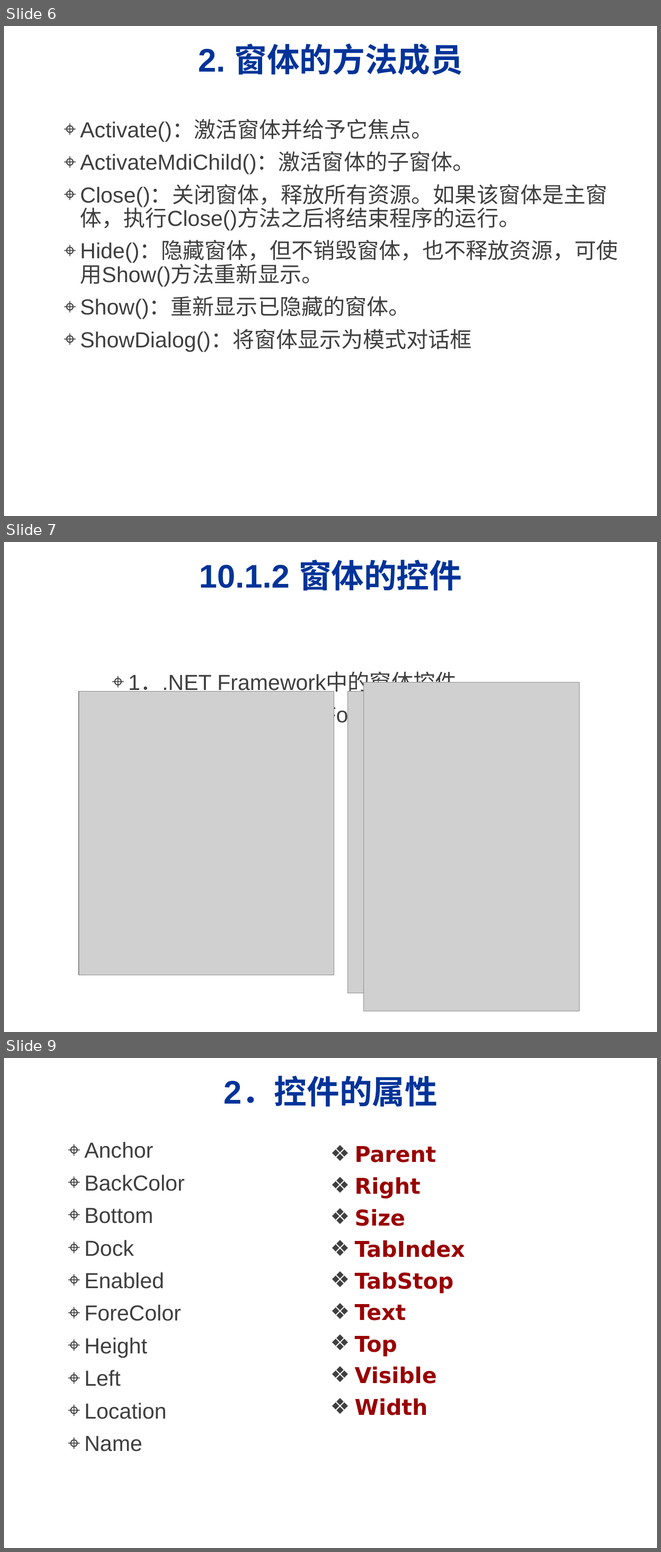
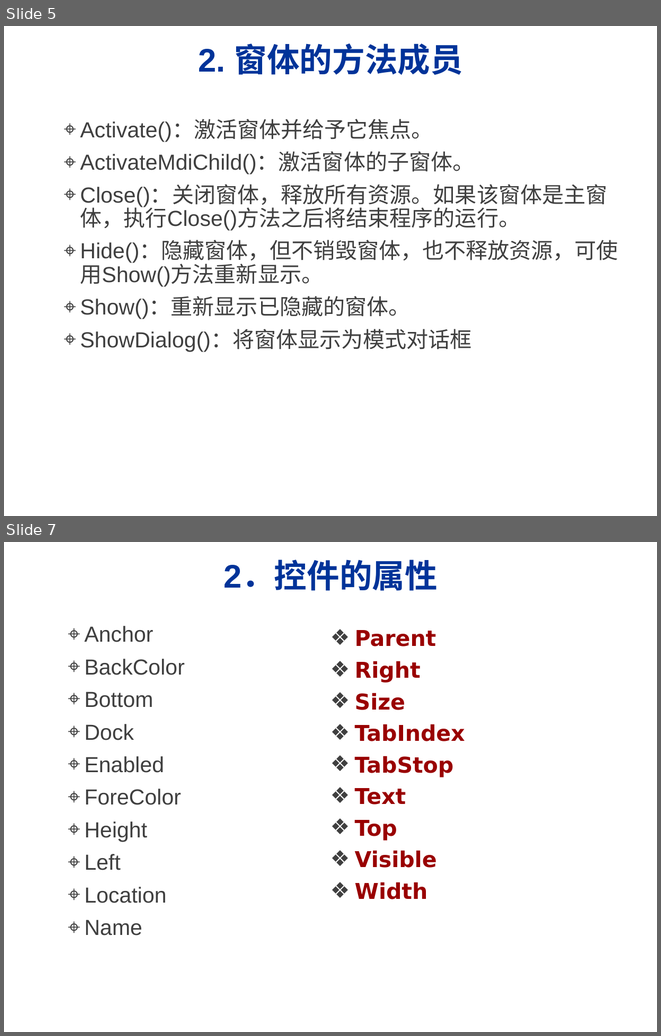
Before and after one commit to HBU/C-Sharp.net, a slide deck: PPT/01第十章.ppt. Shown one above the other, each under a label of ours: slides 6, 7 and 9 before the commit, slides 5 and 7 after it; the slides between them are not shown. The pictures are 661x1552 and 661x1036 pixels, drawn with LibreOffice and Linux fonts; fonts in the diff are those of the drawing; grey boxes stand for pictures; background and template pictures are left out. Boxes give left, top, right and bottom in pixels: in the first picture for what was removed or moved away, otherwise in the second. Text is boxed around its words. In the diff, an @@ line names an element or a change of style, - is before the commit and + after.

```diff
--- a/PPT/01第十章.ppt
+++ b/PPT/01第十章.ppt
@@ slide 7 removed at [4, 542, 657, 1032], background picture (left out) @@
@@ title removed at [199, 559, 462, 591] @@
-10.1.2 窗体的控件
@@ text removed at [128, 672, 526, 728] @@
-⌖ 1．.NET Framework中的窗体控件
-⌖ 从System.Windows.Forms.Control类派生
@@ picture removed at [364, 682, 579, 1011] @@
@@ picture removed at [78, 691, 334, 963] @@
@@ picture removed at [78, 691, 334, 975] @@
@@ picture removed at [347, 691, 579, 993] @@
@@ what was slide 6 is now slide 5 @@
@@ what was slide 9 is now slide 7 @@
```
Also in this commit, not shown: 17 slides changed, 3 other slides removed, 13 other files.
